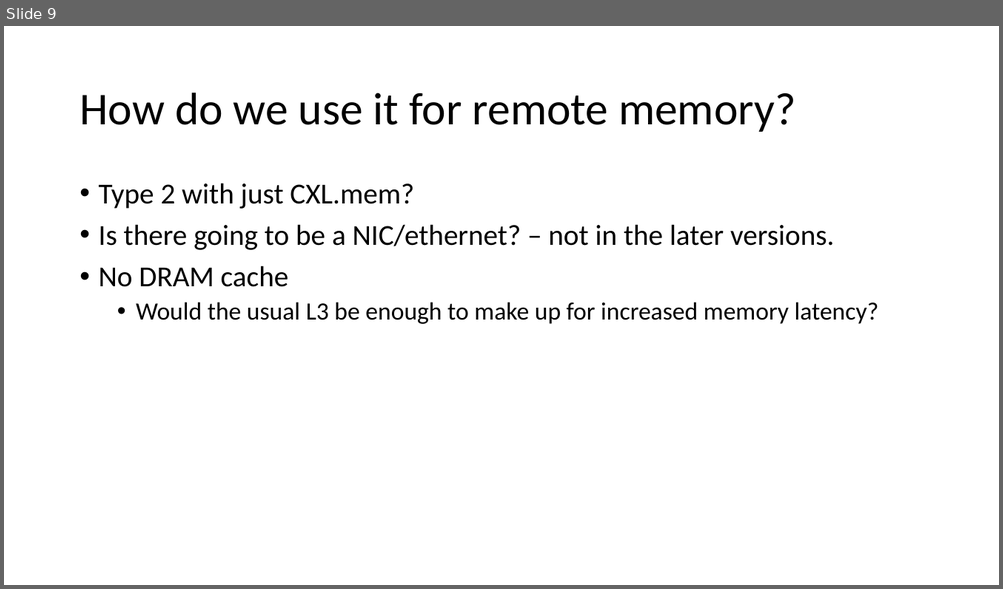
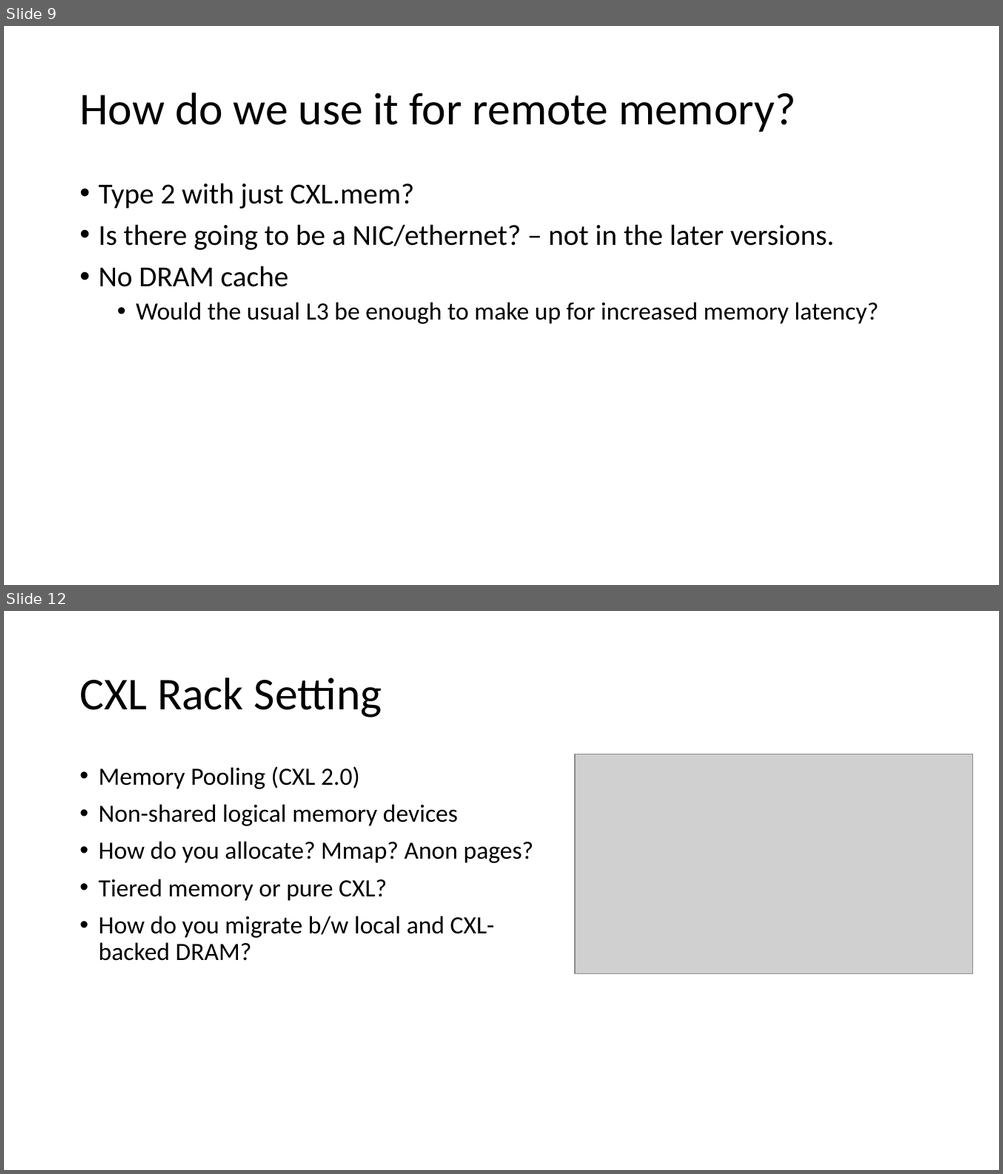
Before and after one commit to eden-farmem/eden-all, a slide deck: doc/cxl.pptx. Shown one above the other, each under a label of ours: slide 9 before the commit, slides 9 and 12 after it; the slides between them are not shown. The pictures are 1003x589 and 1003x1174 pixels, drawn with LibreOffice and Linux fonts; fonts in the diff are those of the drawing; grey boxes stand for pictures. Boxes give left, top, right and bottom in pixels: in the first picture for what was removed or moved away, otherwise in the second. Text is boxed around its words. In the diff, an @@ line names an element or a change of style, - is before the commit and + after.

Commit message:
slides

```diff
--- a/doc/cxl.pptx
+++ b/doc/cxl.pptx
@@ slide 12 added at bbox=[4, 611, 999, 1170], background #FFFFFF @@
@@ title added at bbox=[79, 678, 382, 718], 44 pt, text #000000 @@
+CXL Rack Setting
@@ picture added at bbox=[575, 755, 973, 974] @@
@@ text added at bbox=[99, 766, 534, 961], 24 pt, text #000000 @@
+• Memory Pooling (CXL 2.0)
+• Non-shared logical memory devices
+• How do you allocate? Mmap? Anon pages?
+• Tiered memory or pure CXL?
+• How do you migrate b/w local and CXL-backed DRAM?
```
Also in this commit, not shown: 3 other slides added.
